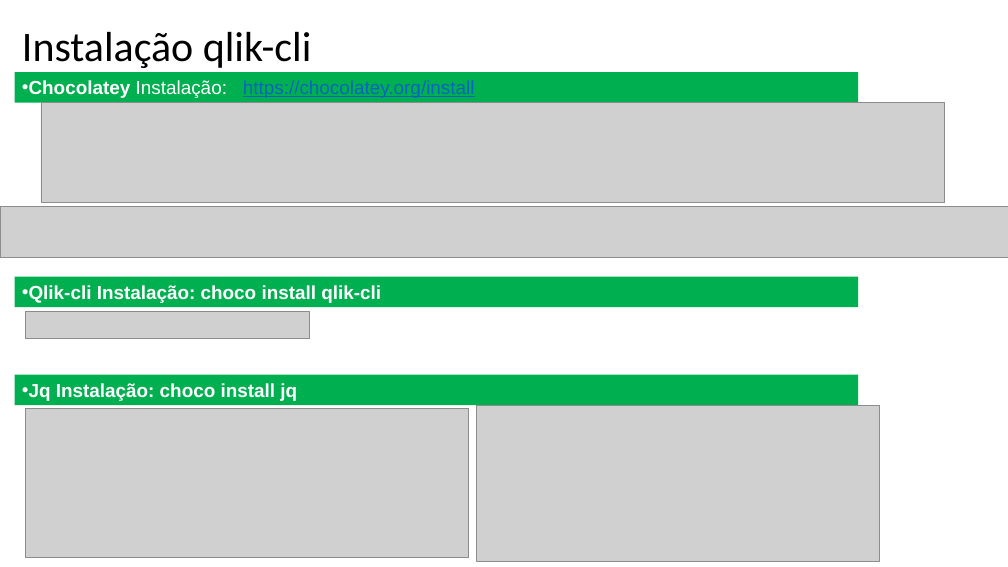
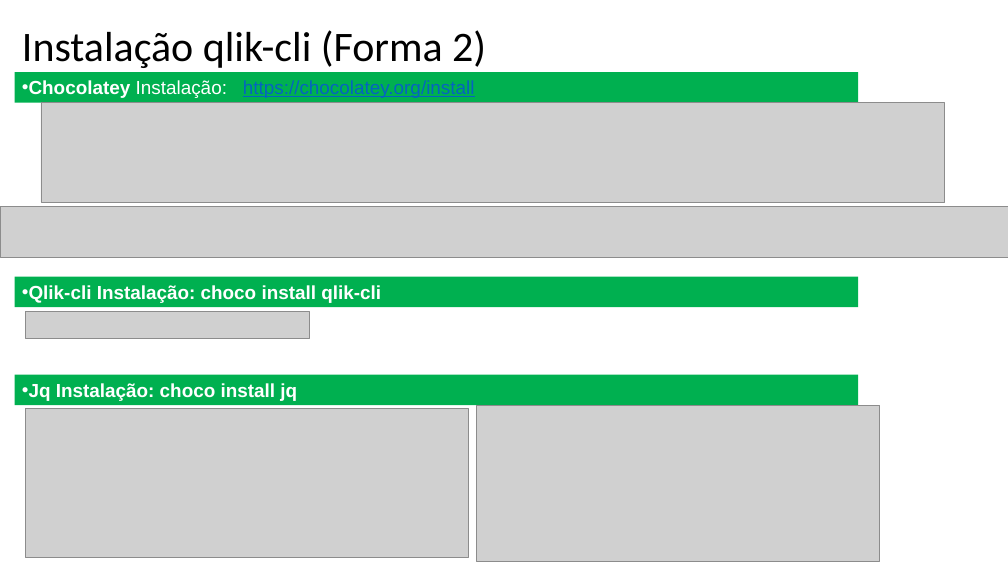
Before and after one commit to digaosss70/qlik-api-exemplos, a slide deck: slide 7 of qlik_apis.pptx (slide 3 before the commit). Drawn at 1008x567 pixels with LibreOffice and Linux fonts; fonts in the diff are those of the drawing; grey boxes stand for pictures. Boxes give left, top, right and bottom in pixels: in the first picture for what was removed or moved away, otherwise in the second. Text is boxed around its words. In the diff, an @@ line names an element or a change of style, - is before the commit and + after.

```diff
--- a/qlik_apis.pptx
+++ b/qlik_apis.pptx
@@ text at <box>22,30,486,68</box>: text changed @@
-Instalação qlik-cli
+Instalação qlik-cli (Forma 2)
```
Also in this commit, not shown: 1 other slide changed, 5 slides added.
